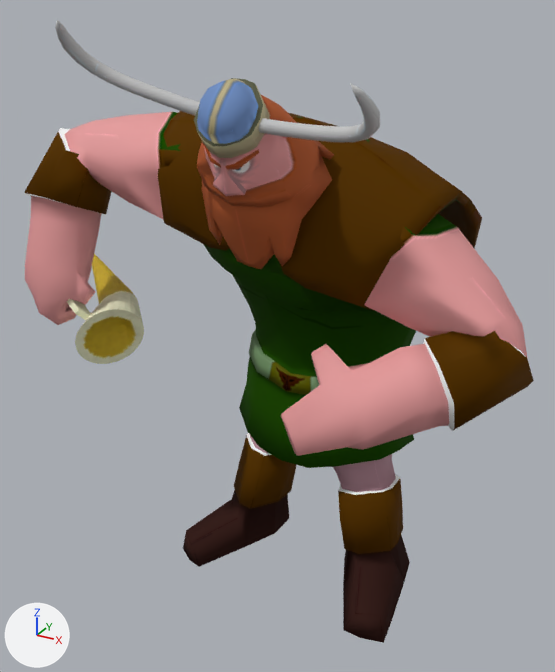
An edit to the OBJ model assets/Animacion/Vikingo/Celebracion/vikingoCelebracion_000477.obj, drawn before and after from the same camera.
Camera for both pictures: a camera (50 mm lens) standing at (3.38, -6.24, 6.04) and looking at (-0.2, 0.27, 2.78). Arrows for +X, +Y and +Z are at lower left; the lights stay in place. Where no turn or scale is listed for an object, it has been applied to the vertices.

Names of what the first picture shows: 'Vilkingo_ikingoH', 'jarra_jarraH'.
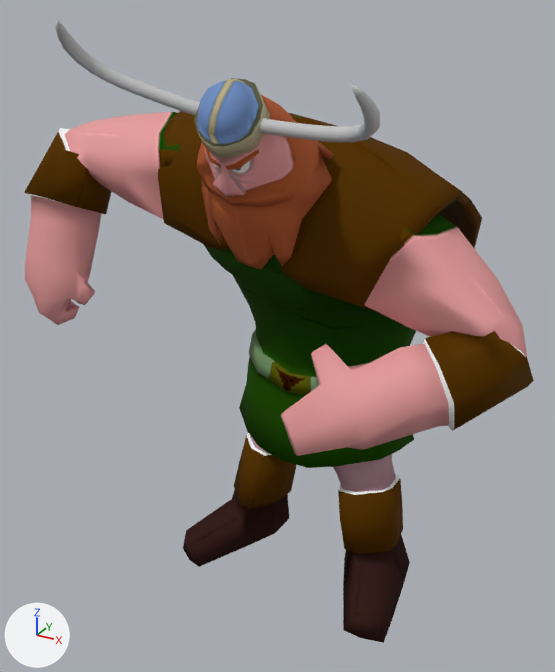
Edits to the bpy script that builds the scene:
```text
Remove ob_jarra_jarrah:
    ob_jarra_jarrah = bpy.data.objects.new('jarra_jarraH', me_jarra_jarrah)
    ob_jarra_jarrah.location = (0.0, 0.0, 0.0)
```

What differs and where, as boxes (x1, y1, x2, y2) in the pictures (555 x 672 px):
'jarra_jarraH', deleted: before (67, 254, 144, 364)
